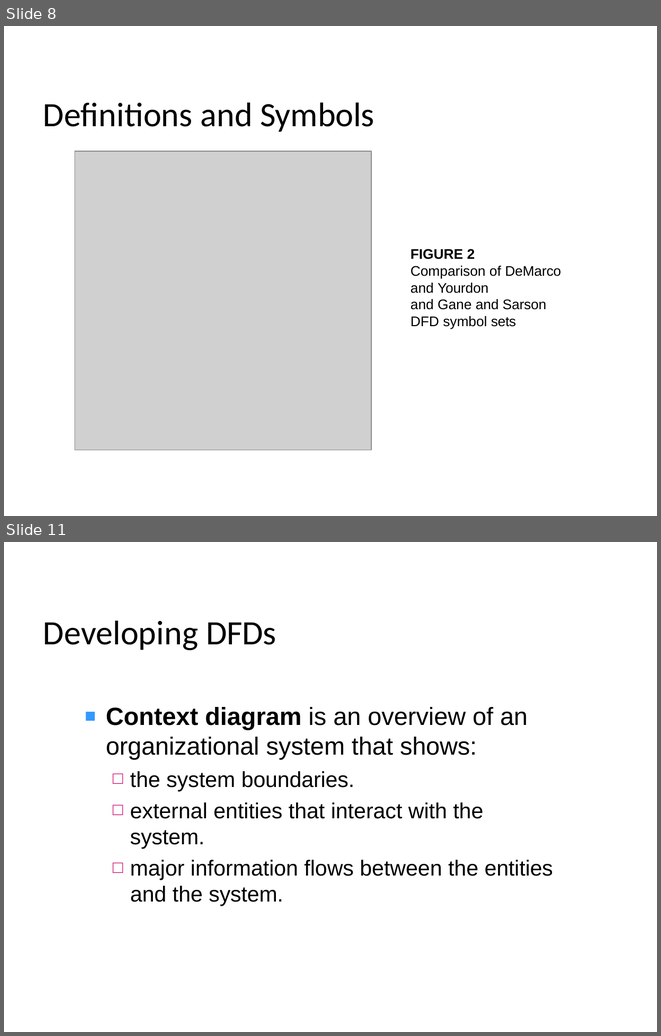
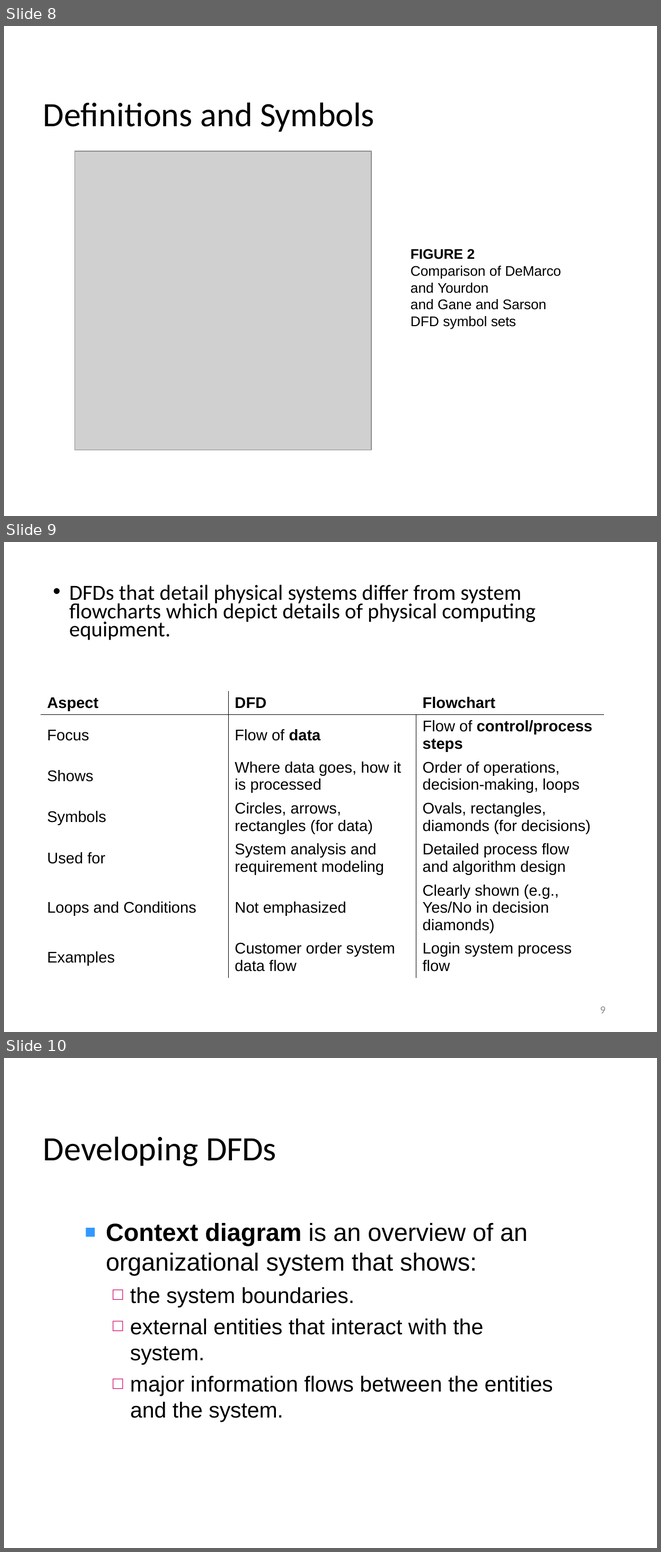
Before and after one commit to weiliang1995/UPM-Master-Software-Engineering-Course, a slide deck: SWE5300/Chapter 3-2 Software Analysis Requirements.pptx. Shown one above the other, each under a label of ours: slides 8 and 11 before the commit, slides 8, 9 and 10 after it; the slides between them are not shown. The pictures are 661x1036 and 661x1552 pixels, drawn with LibreOffice and Linux fonts; fonts in the diff are those of the drawing; grey boxes stand for pictures. Boxes give left, top, right and bottom in pixels: in the first picture for what was removed or moved away, otherwise in the second. Text is boxed around its words. In the diff, an @@ line names an element or a change of style, - is before the commit and + after.

```diff
--- a/SWE5300/Chapter 3-2 Software Analysis Requirements.pptx
+++ b/SWE5300/Chapter 3-2 Software Analysis Requirements.pptx
@@ slide 9 added at [4,542,657,1032], background #FFFFFF @@
@@ text added at [69,584,536,640], 23.8 pt, text #000000 @@
+• DFDs that detail physical systems differ from system flowcharts which depict details of physical computing equipment.
@@ table added at [41,691,604,976], 7 rows, 3 columns @@
+Aspect | DFD | Flowchart
+Focus | Flow of data | Flow of control/process steps
+Shows | Where data goes, how it is processed | Order of operations, decision-making, loops
+Symbols | Circles, arrows, rectangles (for data) | Ovals, rectangles, diamonds (for decisions)
+Used for | System analysis and requirement modeling | Detailed process flow and algorithm design
+Loops and Conditions | Not emphasized | Clearly shown (e.g., Yes/No in decision diamonds)
+Examples | Customer order system data flow | Login system process flow
@@ page number added at [600,1006,606,1013], 12 pt, text #8C8C8C @@
+9
@@ what was slide 11 is now slide 10 @@
```
Also in this commit, not shown: 8 slides changed, 8 other slides added, 5 slides removed, 4 other files.
